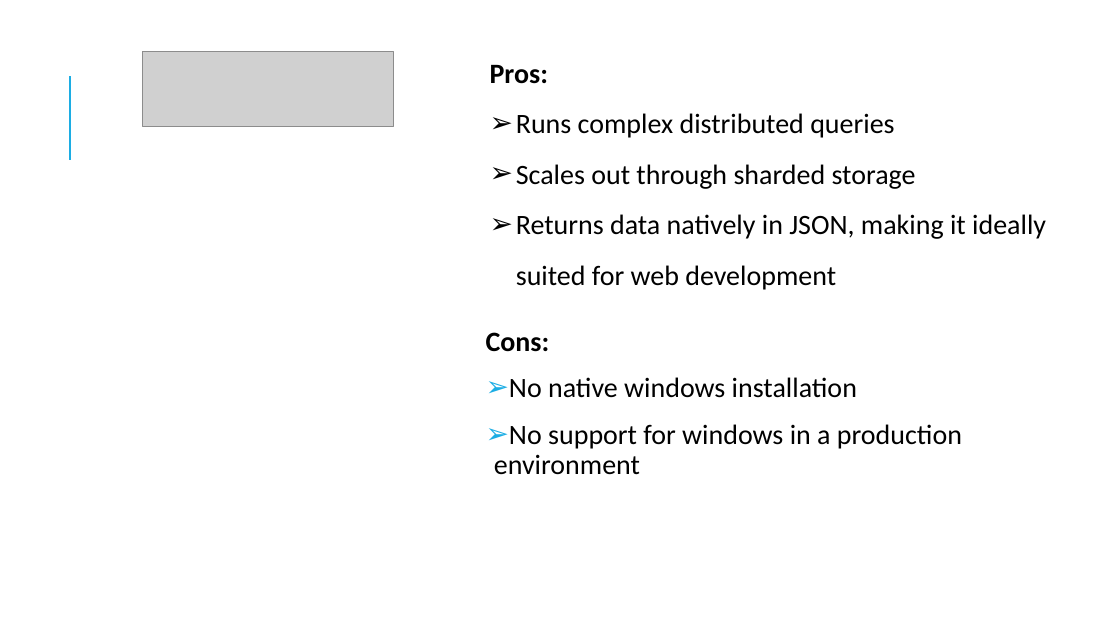
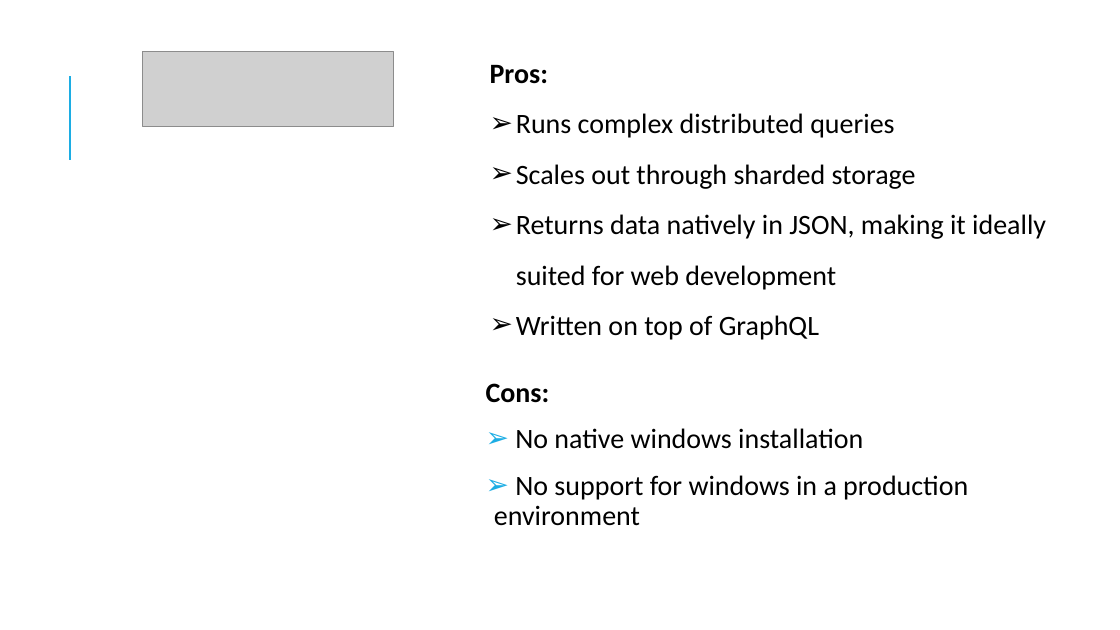
Before and after one commit to jenparker1975/Diabook, a slide deck: slide 20 of presentation/Graph DBs.pptx (slide 14 before the commit). Drawn at 1120x630 pixels with LibreOffice and Linux fonts; fonts in the diff are those of the drawing; grey boxes stand for pictures. Boxes give left, top, right and bottom in pixels: in the first picture for what was removed or moved away, otherwise in the second. Text is boxed around its words. In the diff, an @@ line names an element or a change of style, - is before the commit and + after.

```diff
--- a/presentation/Graph DBs.pptx
+++ b/presentation/Graph DBs.pptx
@@ text at box(516, 315, 819, 340): paragraph added @@
+➢ Written on top of GraphQL
@@ text "Cons:" rewrapped from box(486, 332, 962, 475) to box(486, 383, 968, 526) @@
```
Also in this commit, not shown: 17 other slides changed.
